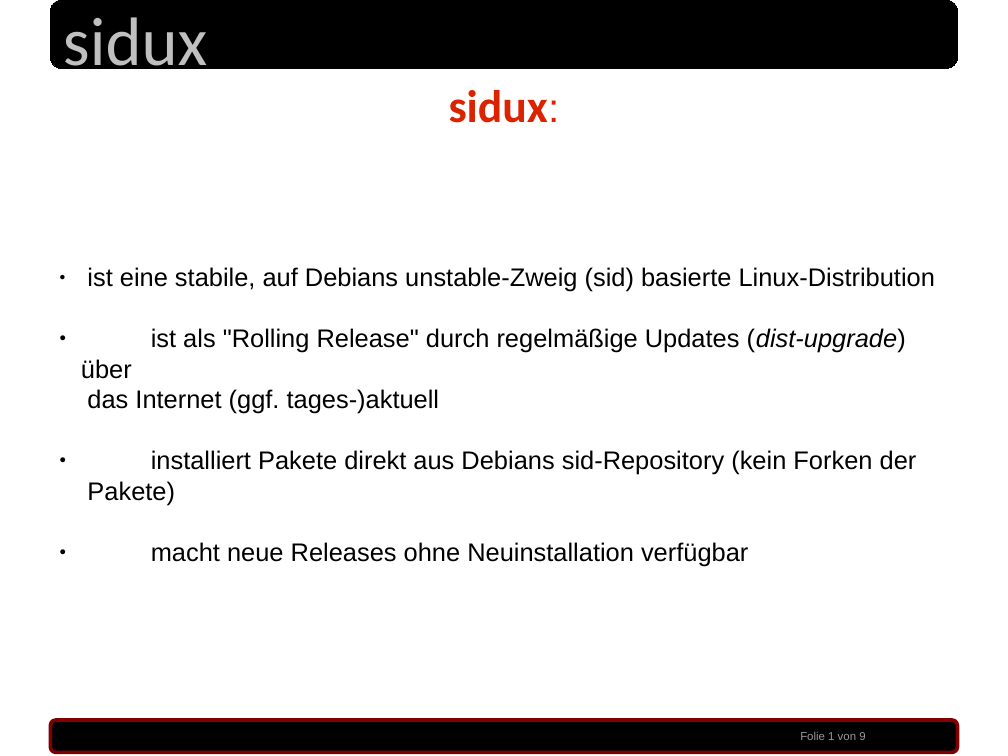
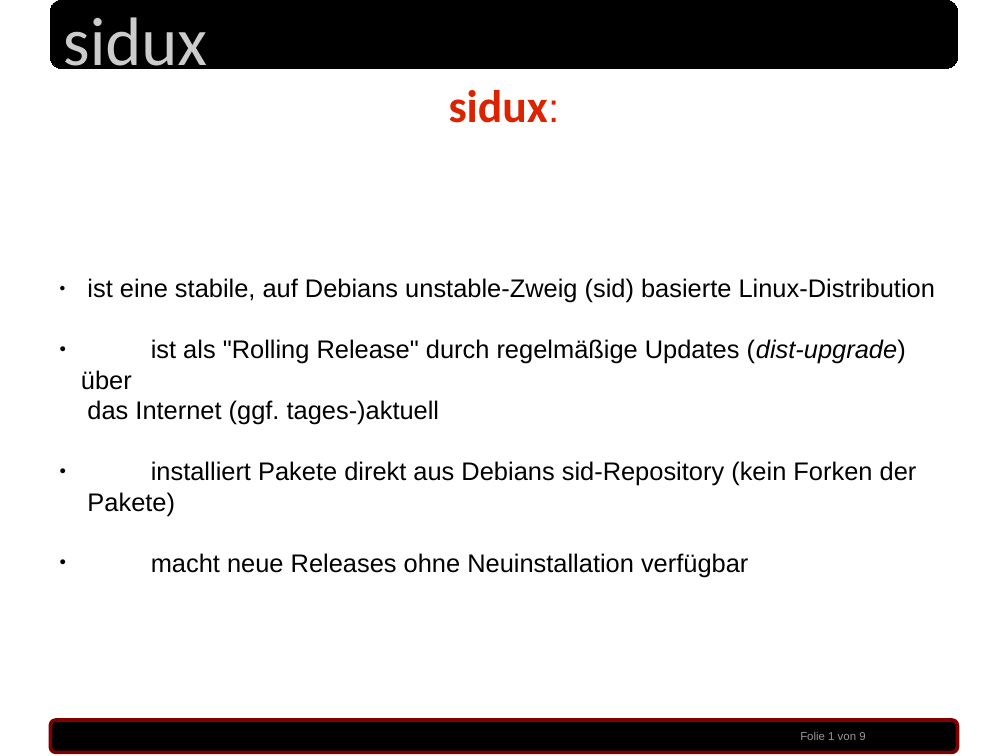
Before and after one commit to sidux-ev/praesentation, a slide deck: slide 1 of bin/sigint2010_koeln.odp. Drawn at 1008x756 pixels with LibreOffice and Linux fonts; fonts in the diff are those of the drawing; background and template pictures are left out. Boxes give left, top, right and bottom in pixels: in the first picture for what was removed or moved away, otherwise in the second. Text is boxed around its words. In the diff, an @@ line names an element or a change of style, - is before the commit and + after.

```diff
--- a/bin/sigint2010_koeln.odp
+++ b/bin/sigint2010_koeln.odp
@@ text "ist eine stabile, auf Debians ...": place and size @@
-text "ist eine stabile, auf Debians ..." at (81,267,935,566)
+text "ist eine stabile, auf Debians ..." at (81,278,935,577)
```
Also in this commit, not shown: 8 other slides changed.
